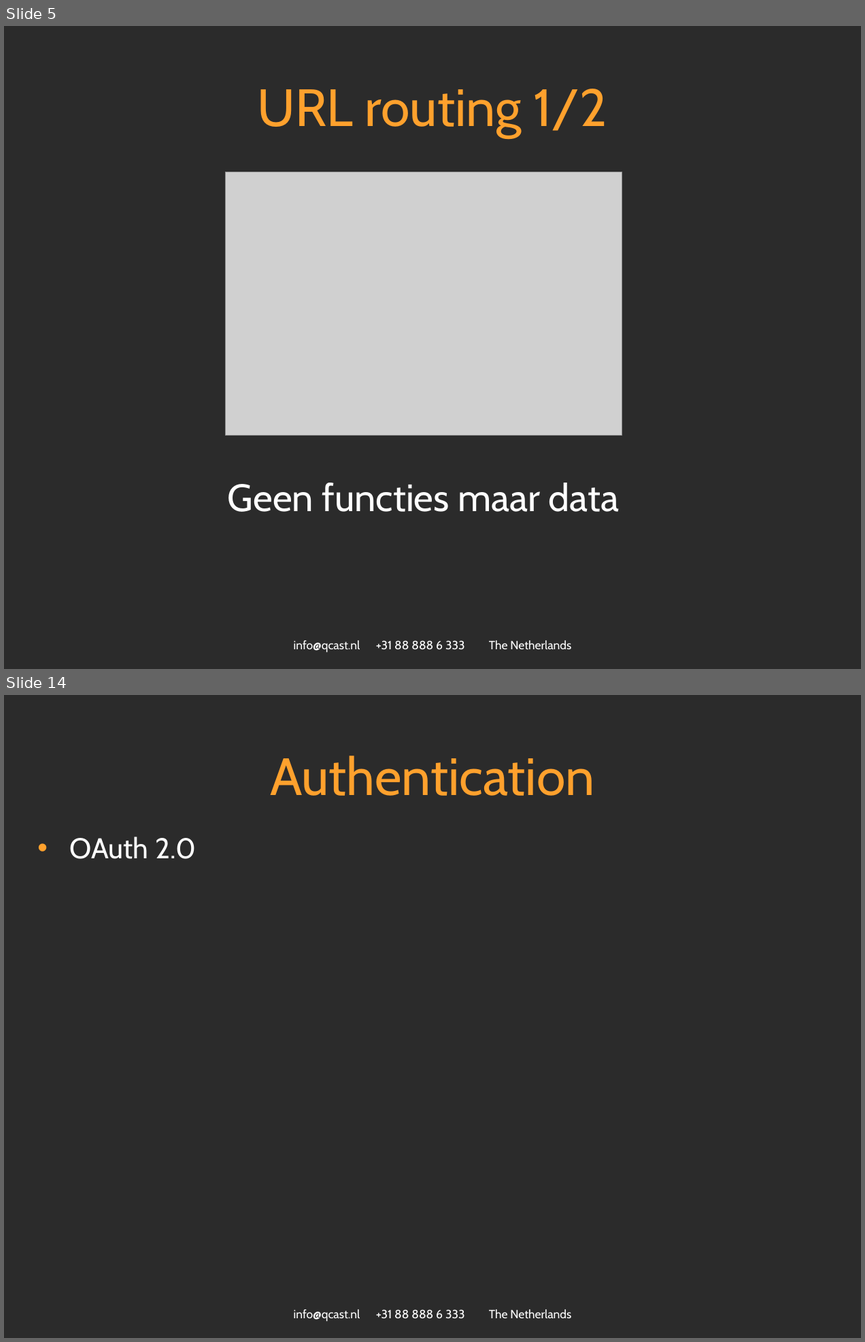
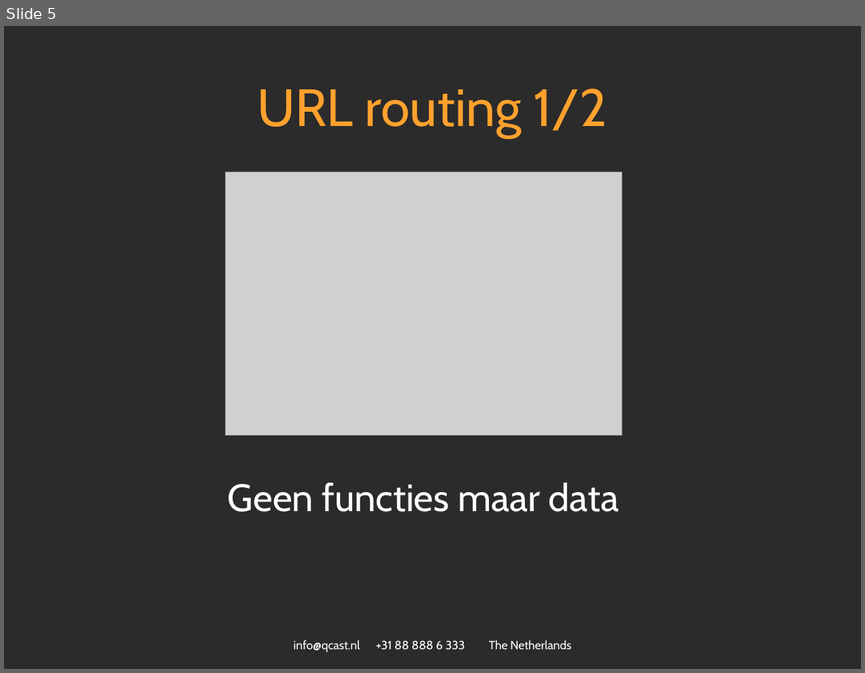
Before and after one commit to spijkerman/dierentuin, a slide deck: API workshop.pptx. Shown one above the other, each under a label of ours: slides 5 and 14 before the commit, slide 5 after it; the slides between them are not shown. The pictures are 865x1342 and 865x673 pixels, drawn with LibreOffice and Linux fonts; fonts in the diff are those of the drawing; grey boxes stand for pictures; background and template pictures are left out; a plain dark background stands for a picture behind light text. Boxes give left, top, right and bottom in pixels: in the first picture for what was removed or moved away, otherwise in the second. Text is boxed around its words. In the diff, an @@ line names an element or a change of style, - is before the commit and + after.

```diff
--- a/API workshop.pptx
+++ b/API workshop.pptx
@@ slide 14 removed at [4,695,861,1338], background picture (left out); not listed: 1 template element that a slide beside it also shows @@
@@ title removed at [270,756,594,796] @@
-Authentication
@@ text removed at [70,836,196,859] @@
-• OAuth 2.0
```
Also in this commit, not shown: 8 slides changed, 3 slides added, 3 other slides removed.
